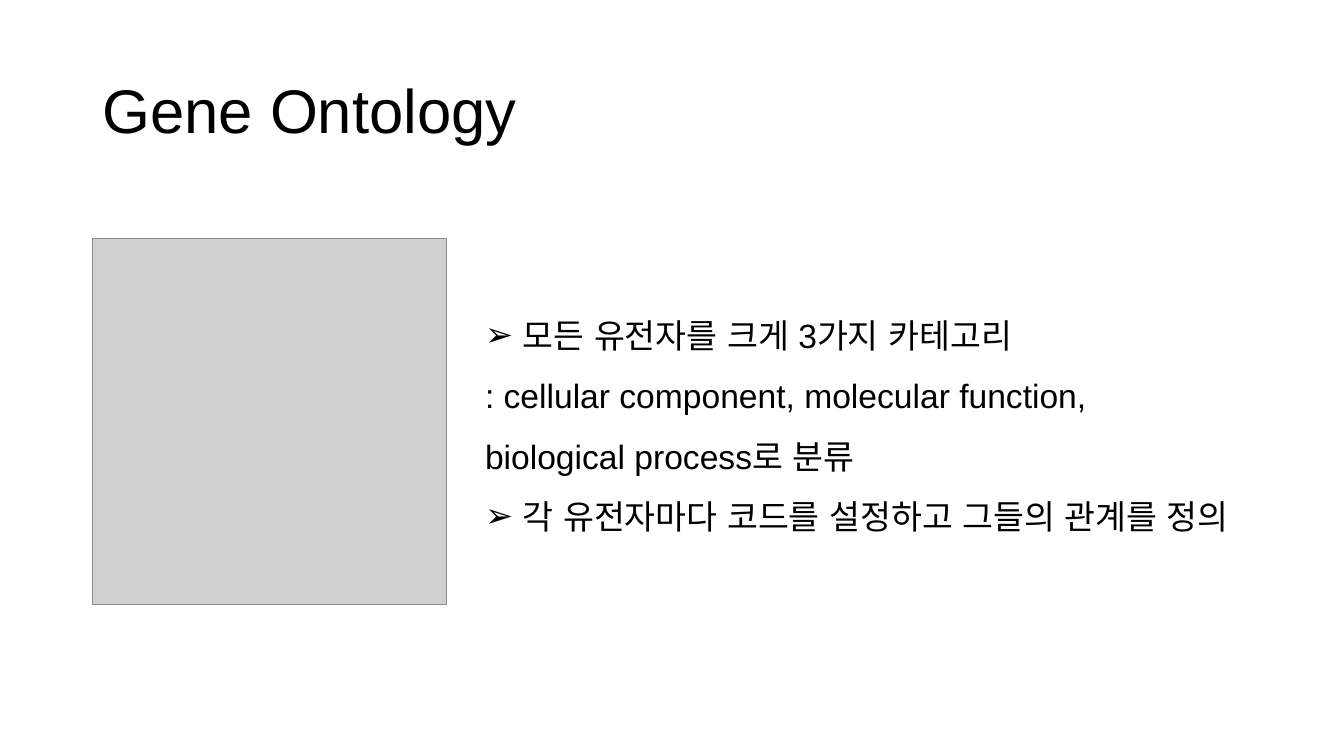
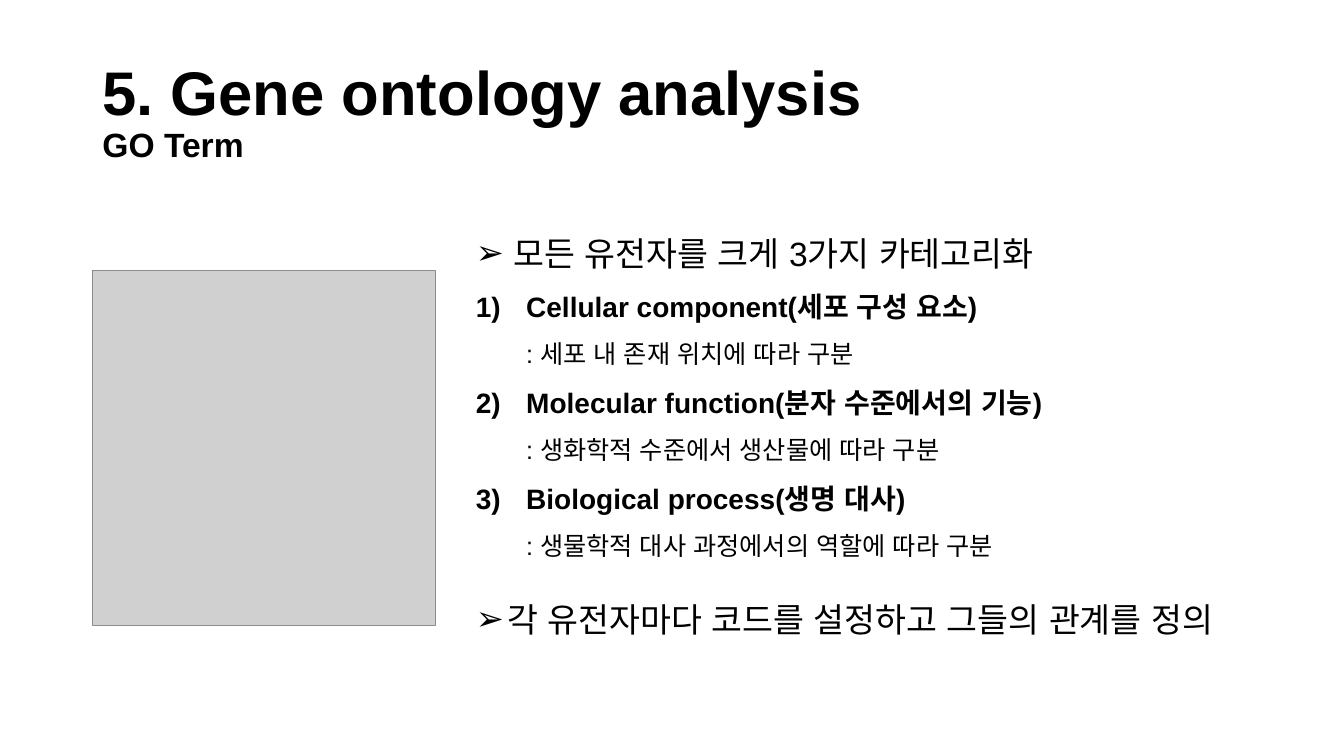
Before and after one commit to Khreat0205/Education_BulkRNAseq, a slide deck: slide 4 of Presentation/5. Gene Ontology analysis.pptx (slide 3 before the commit). Drawn at 1344x756 pixels with LibreOffice and Linux fonts; fonts in the diff are those of the drawing; grey boxes stand for pictures. Boxes give left, top, right and bottom in pixels: in the first picture for what was removed or moved away, otherwise in the second. Text is boxed around its words. In the diff, an @@ line names an element or a change of style, - is before the commit and + after.

```diff
--- a/Presentation/5. Gene Ontology analysis.pptx
+++ b/Presentation/5. Gene Ontology analysis.pptx
@@ title at <box>102,70,862,158</box>: text changed; bold on @@
-Gene Ontology
+5. Gene ontology analysis
+GO Term
@@ text added at <box>514,238,1042,557</box>, 20 pt, text #000000, bold @@
+➢ 모든 유전자를 크게 3가지 카테고리화
+1) Cellular component(세포 구성 요소)
+  : 세포 내 존재 위치에 따라 구분
+2) Molecular function(분자 수준에서의 기능)
+  : 생화학적 수준에서 생산물에 따라 구분
+3) Biological process(생명 대사)
+  : 생물학적 대사 과정에서의 역할에 따라 구분
@@ picture: place and size @@
-picture at <box>93,239,447,606</box>
+picture at <box>93,270,436,626</box>
@@ text at <box>485,320,1086,476</box>: paragraphs removed @@
-➢ 모든 유전자를 크게 3가지 카테고리
-: cellular component, molecular function, biological process로 분류
@@ text "각 유전자마다 코드를 설정하고 그들의 ...": place and size @@
-text "각 유전자마다 코드를 설정하고 그들의 ..." at <box>485,320,1229,532</box>
+text "각 유전자마다 코드를 설정하고 그들의 ..." at <box>507,604,1213,635</box>
@@ text "각 유전자마다 코드를 설정하고 그들의 ..." at <box>507,604,1213,635</box>: indent changed; line spacing 1.5 to 1 @@
```
Also in this commit, not shown: 7 other slides changed, 5 slides added, 3 slides removed.
